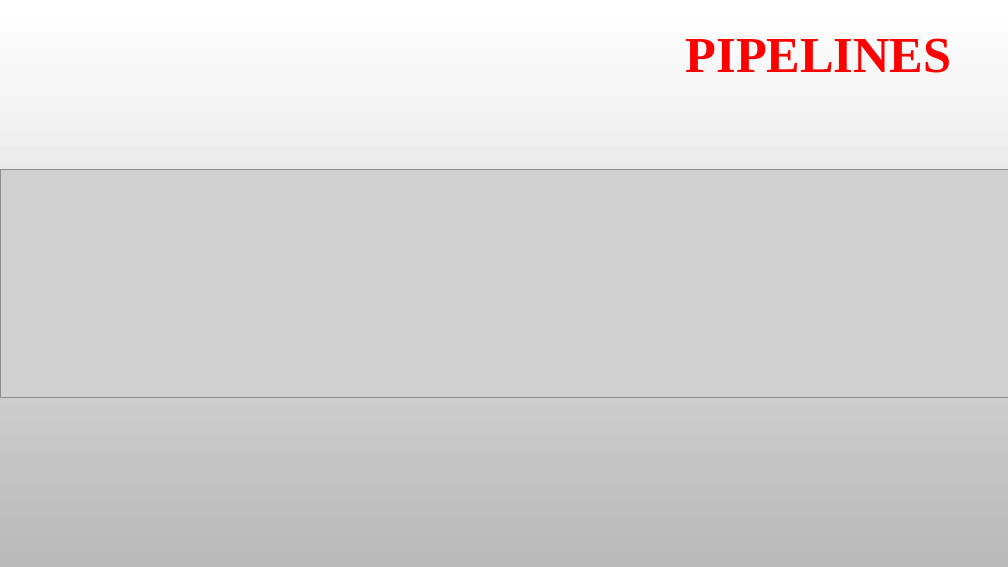
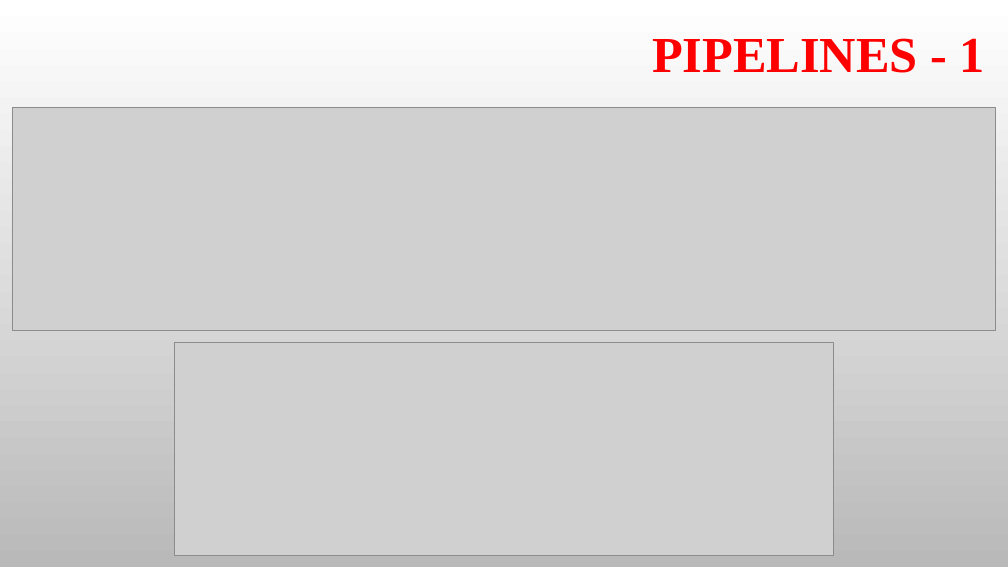
Before and after one commit to ThuanTran262/Big_data_project, a slide deck: slide 9 of doc/project/report.pptx. Drawn at 1008x567 pixels with LibreOffice and Linux fonts; fonts in the diff are those of the drawing; grey boxes stand for pictures; background and template pictures are left out. Boxes give left, top, right and bottom in pixels: in the first picture for what was removed or moved away, otherwise in the second. Text is boxed around its words. In the diff, an @@ line names an element or a change of style, - is before the commit and + after.

```diff
--- a/doc/project/report.pptx
+++ b/doc/project/report.pptx
@@ title at <box>652,38,985,73</box>: text changed @@
-PIPELINES
+PIPELINES - 1
@@ picture: place and size @@
-picture at <box>0,169,1008,398</box>
+picture at <box>13,107,996,330</box>
@@ picture added at <box>175,342,833,555</box> @@
```
Also in this commit, not shown: 8 other slides changed, 1 slide added, 1 other file.
